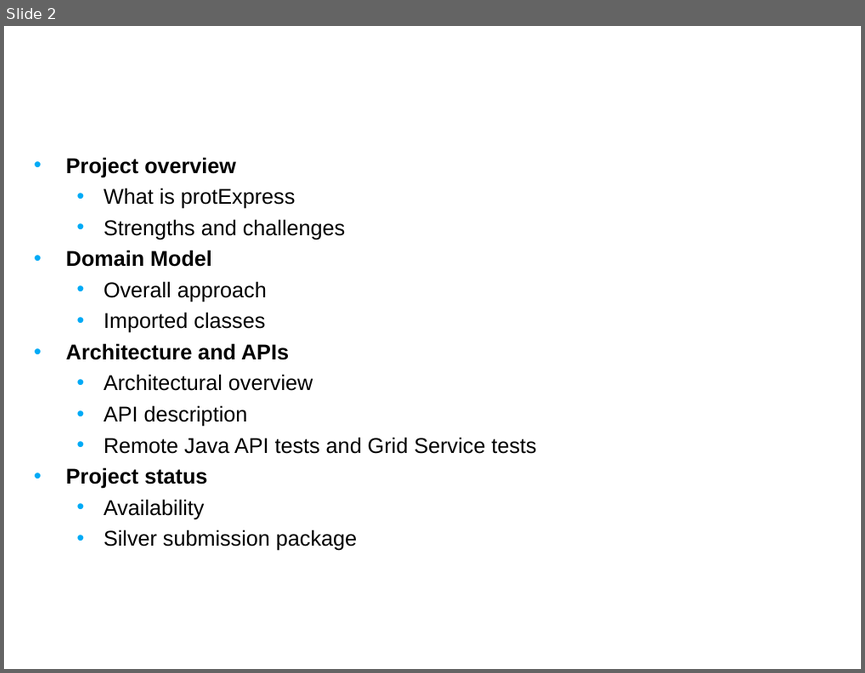
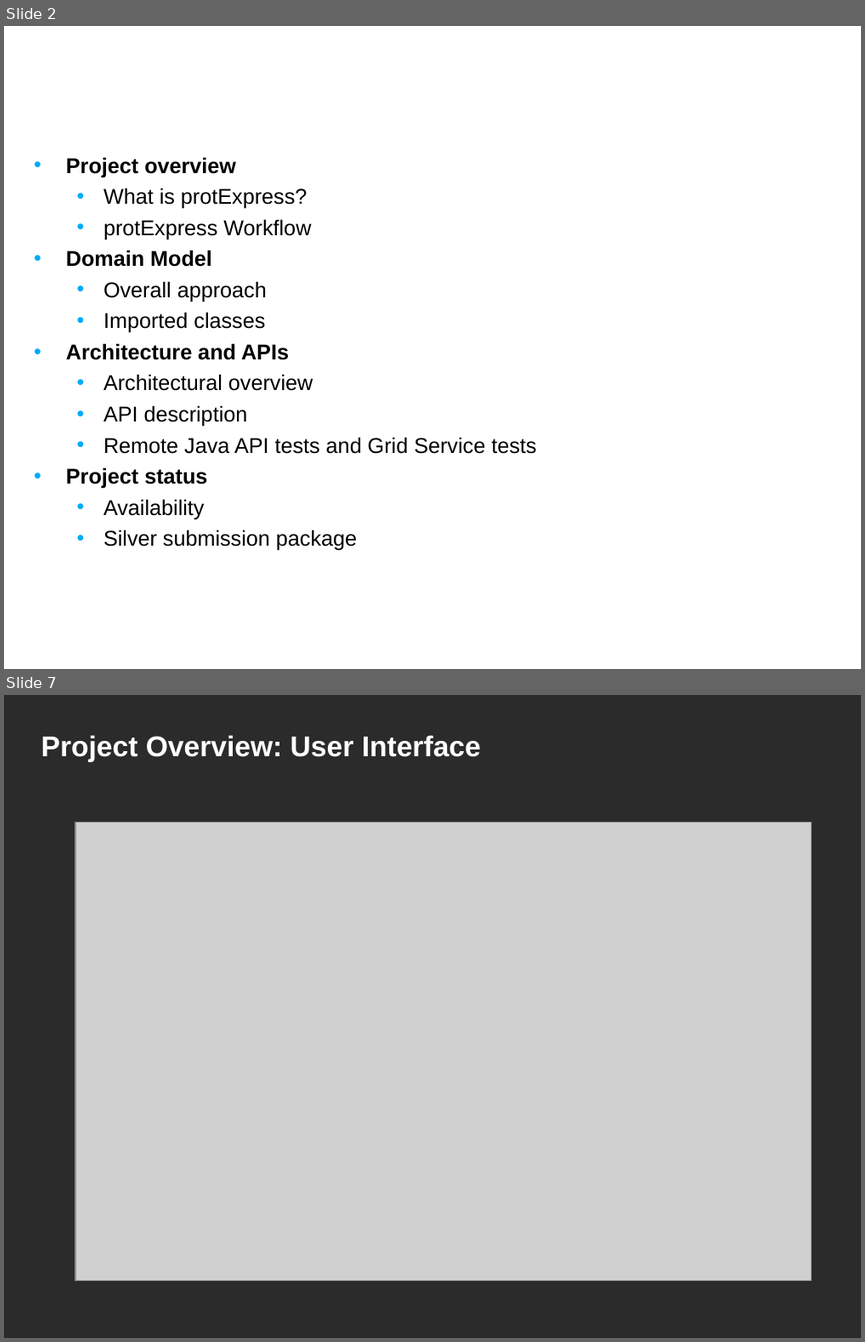
Before and after one commit to NCIP/prot-express, a slide deck: docs/silver_compatibility_review/1.0/artifacts/01. protexpress_silver_compat_kickoff_Jan_2008.ppt. Shown one above the other, each under a label of ours: slide 2 before the commit, slides 2 and 7 after it; the slides between them are not shown. The pictures are 865x673 and 865x1342 pixels, drawn with LibreOffice and Linux fonts; fonts in the diff are those of the drawing; grey boxes stand for pictures; background and template pictures are left out; a plain dark background stands for a picture behind light text. Boxes give left, top, right and bottom in pixels: in the first picture for what was removed or moved away, otherwise in the second. Text is boxed around its words. In the diff, an @@ line names an element or a change of style, - is before the commit and + after.

```diff
--- a/docs/silver_compatibility_review/1.0/artifacts/01. protexpress_silver_compat_kickoff_Jan_2008.ppt
+++ b/docs/silver_compatibility_review/1.0/artifacts/01. protexpress_silver_compat_kickoff_Jan_2008.ppt
@@ slide 7 added at [4,695,861,1338], background picture (left out) @@
@@ title added at [41,735,481,762], 24 pt, text #FFFFFF, bold @@
+Project Overview: User Interface
@@ picture added at [75,822,811,1280] @@
@@ slide 2 changed as well @@
@@ text at [103,188,311,239]: text changed @@
-  • What is protExpress
-  • Strengths and challenges
+  • What is protExpress?
+  • protExpress Workflow
```
Also in this commit, not shown: 10 other slides changed, 3 other slides added, 9 slides removed, 10 other files.
